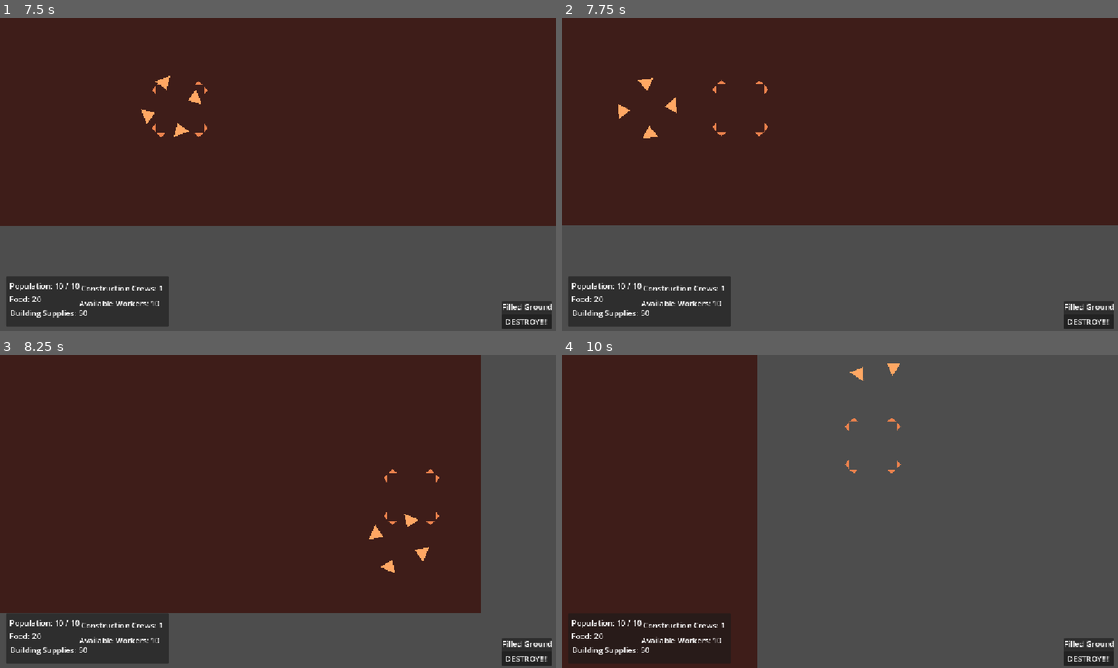
Above: before the commit, frames 1-4 (two rows, left to right).
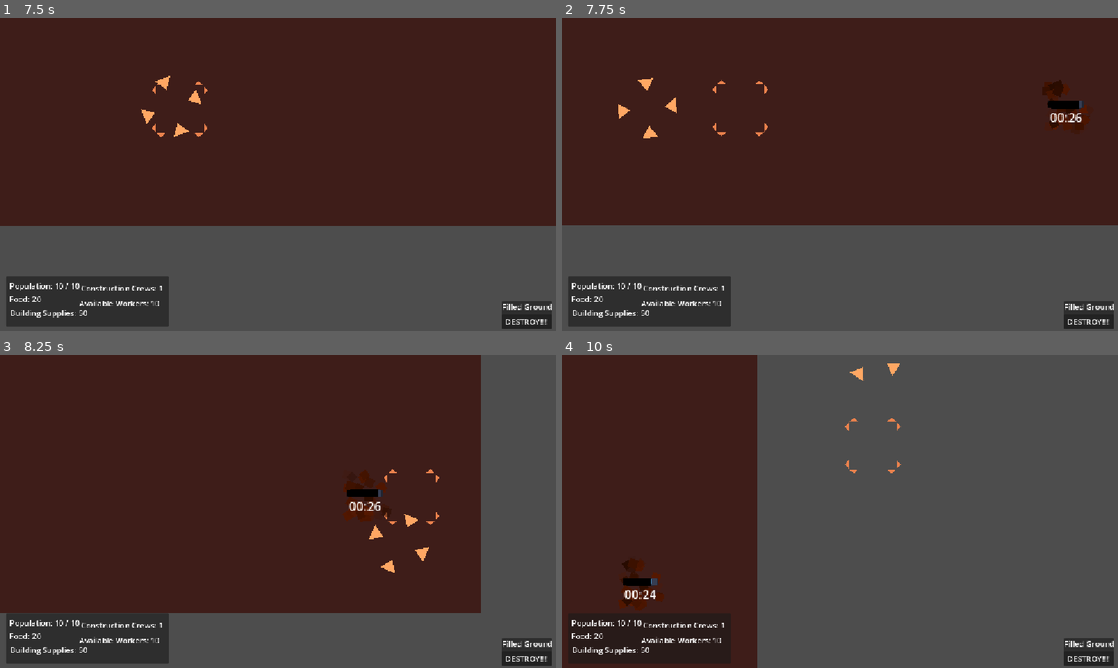
Above: after the commit, the same moments.

Repository: Kaplin86/town-of-root-town
Game: Godot game, scene res://scenes/main.tscn
Same seed, same stepped clock (60 frames per second), same inputs: the game is played once before the commit and once after it. The engine's default icon, where the game draws it, is replaced by a stand-in: a white triangle on a blue panel in a dark square.
Inputs (mouse positions are in pixels of both pictures, inside the frame that each line leads up to):
- Up to frame 1 (7.5 s): click "Destroy" at 0.5 s; tap Enter (select) at 1.25, 2.1, 3.6, 5.85, 7.35 s; move the mouse to (400, 158) at 1.27 s; hold Right (right) 1.28-2.03 s; hold Enter (select) 1.28-2.03 s; click (400, 158) at 1.42 s; move the mouse to (166, 190) at 2.02 s; hold S (down) 2.03-2.78 s; click (166, 190) at 2.17 s; move the mouse to (333, 105) at 2.77 s; hold Right (right) 2.78-3.53 s; hold Enter (select) 2.78-3.53 s; click (333, 105) at 2.92 s; move the mouse to (250, 237) at 3.52 s; hold Up (up) 3.53-4.25 s; click (250, 237) at 3.67 s; click "DESTROY!!!!" at 4.25 s; tap Space at 5 s; move the mouse to (444, 221) at 5.02 s; hold Enter (select) 5.03-5.78 s; hold A (left) 5.03-6.53 s; click (444, 221) at 5.17 s; move the mouse to (111, 127) at 5.77 s; click (111, 127) at 5.92 s; move the mouse to (305, 174) at 6.52 s; hold S (down) 6.53-7.28 s; hold Enter (select) 6.53-7.28 s; click (305, 174) at 6.67 s; move the mouse to (194, 96) at 7.27 s; hold Right (right) from 7.28 s (still down); click (194, 96) at 7.42 s
- Up to frame 2 (7.75 s): keep holding Right (right)
- Up to frame 3 (8.25 s): move the mouse to (400, 495) at 8.02 s; release Right (right) at 8.03 s; hold Up (up) from 8.03 s (still down); hold Enter (select) from 8.03 s (still down); click (400, 495) at 8.17 s
- Up to frame 4 (10 s): move the mouse to (728, 527) at 8.77 s; release Up (up) at 8.78 s; release Enter (select) at 8.78 s; hold Right (right) 8.78-9.53 s; tap Enter (select) at 8.85 s; click (728, 527) at 8.92 s; move the mouse to (895, 442) at 9.52 s; hold S (down) from 9.53 s (still down); hold Enter (select) from 9.53 s (still down); click (895, 442) at 9.67 s

Frame 1 is identical in both runs. In frame 2, 0.7% of the frame differs, in the area x 86-95%, y 19-36%; in frame 3, 0.6%; in frame 4, 0.7%.
Error before the commit: Trying to assign value of type 'Nil' to a variable of type 'int'. (res://code/ui_manager.gd:23)
Error after the commit: Trying to assign value of type 'Nil' to a variable of type 'int'. (res://code/ui_manager.gd:24)

Commit message:
doing construction

Diff:
--- /dev/null
+++ b/code/construction_crew.gd
@@ -0,0 +1,21 @@
+extends Node2D
+class_name ConstructionCrewNode
+
+var pos = Vector2i.ZERO
+var type : TileManagerNode.RoomTypes
+
+signal done(pos : Vector2i, type : TileManagerNode.RoomTypes, crew : ConstructionCrewNode)
+
+func format_time(time_in_seconds: float) -> String:
+	var minutes: int = floori(time_in_seconds / 60.0)
+	var seconds: int = int(time_in_seconds) % 60
+	return "%02d:%02d" % [minutes, seconds]
+
+func _process(delta: float) -> void:
+	$Label.text = format_time($Timer.time_left)
+	$ProgressBar.max_value = $Timer.wait_time
+	$ProgressBar.value = $Timer.time_left
+
+
+func _on_timer_timeout() -> void:
+	done.emit(pos,type,self)
--- /dev/null
+++ b/code/construction_manager.gd
@@ -0,0 +1,23 @@
+extends Node
+class_name ConstructionManager
+
+@export var TileManager : TileManagerNode
+
+var currentConstructions : Dictionary[Vector2i,Variant] = {}
+
+var constructionCrew = preload("res://scenes/construction_crew.tscn")
+
+func startConstruction(pos : Vector2i, into : TileManagerNode.RoomTypes):
+	if !currentConstructions.has(pos):
+		var newCrew : ConstructionCrewNode= constructionCrew.instantiate()
+		add_child(newCrew)
+		newCrew.global_position = TileManager.Background.map_to_local(pos)
+		currentConstructions[pos] = newCrew
+		newCrew.pos = pos
+		newCrew.type = into
+		newCrew.connect("done",done)
+
+func done(pos : Vector2i, type : TileManagerNode.RoomTypes, crew : ConstructionCrewNode):
+	currentConstructions.erase(pos)
+	crew.queue_free()
+	TileManager.Tiles[pos] = type
--- a/code/tile_manager.gd
+++ b/code/tile_manager.gd
@@ -114,3 +114,7 @@
 			Coverground.set_cell(I,0,Vector2i(1,0))
 		elif val == RoomTypes.Capital:
 			Background.set_cell(I,1,Vector2i(0,0),1)
+		elif val == RoomTypes.Emptied_Ground:
+			Background.set_cell(I,0,Vector2i(0,0))
+		elif val == RoomTypes.Emptied_Root:
+			Background.set_cell(I,0,Vector2i(1,0))
--- a/code/ui_manager.gd
+++ b/code/ui_manager.gd
@@ -9,6 +9,7 @@
 
 @export var TileManager : TileManagerNode
 @export var SelectorManager : SelectorManagerNode
+@export var ConstructionCrewManager : ConstructionManager
 
 @export var buildingPanel : VBoxContainer
 
@@ -28,7 +29,18 @@
 			var nameLabel = Label.new()
 			buildingPanel.add_child(nameLabel)
 			nameLabel.text = str(TileManagerNode.RoomTypes.find_key(SelectedTileType)).capitalize()
-			if SelectedTileType == TileManagerNode.RoomTypes.Filled_Ground or SelectedTileType == TileManagerNode.RoomTypes.Filled_Root:
-				var button = Button.new()
-				buildingPanel.add_child(button)
-				button.text = "DESTROY!!!!"
+			if !ConstructionCrewManager.currentConstructions.has(selectedPos):
+				if SelectedTileType == TileManagerNode.RoomTypes.Filled_Ground or SelectedTileType == TileManagerNode.RoomTypes.Filled_Root:
+					var button = Button.new()
+					buildingPanel.add_child(button)
+					button.text = "DESTROY!!!!"
+					if SelectedTileType == TileManagerNode.RoomTypes.Filled_Ground:
+						button.pressed.connect(func():
+							ConstructionCrewManager.startConstruction(selectedPos,TileManagerNode.RoomTypes.Emptied_Ground)
+							selectedPos = Vector2i.ZERO
+						)
+					else:
+						button.pressed.connect(func():
+							ConstructionCrewManager.startConstruction(selectedPos,TileManagerNode.RoomTypes.Emptied_Root)
+							selectedPos = Vector2i.ZERO
+						)
--- /dev/null
+++ b/scenes/construction_crew.tscn
@@ -0,0 +1,69 @@
+[gd_scene format=3 uid="uid://si7rh2vqbquo"]
+
+[ext_resource type="Texture2D" uid="uid://c11jjdet00a0p" path="res://icon.svg" id="1_3yhdj"]
+[ext_resource type="Script" uid="uid://b53vxf8tx4egy" path="res://code/construction_crew.gd" id="1_s64oo"]
+
+[sub_resource type="Gradient" id="Gradient_4kxuq"]
+offsets = PackedFloat32Array(0, 0.21721311, 0.7827869, 0.9918033)
+colors = PackedColorArray(1, 1, 1, 0, 1, 1, 1, 1, 1, 1, 1, 1, 1, 1, 1, 0)
+
+[sub_resource type="Gradient" id="Gradient_mti6b"]
+colors = PackedColorArray(0.8146785, 0.8146786, 0.81467855, 1, 1.8247963, 1.8247963, 1.8247963, 1)
+
+[node name="Node2D" type="Node2D" unique_id=1672404357]
+script = ExtResource("1_s64oo")
+
+[node name="ColorRect" type="ColorRect" parent="." unique_id=359863277]
+visible = false
+offset_left = -31.0
+offset_top = -31.0
+offset_right = 31.0
+offset_bottom = 31.0
+mouse_filter = 2
+color = Color(0.41568628, 0.23137255, 0.13725491, 1)
+
+[node name="CPUParticles2D" type="CPUParticles2D" parent="." unique_id=126974599]
+amount = 30
+emission_shape = 3
+emission_rect_extents = Vector2(30, 30)
+spread = 180.0
+gravity = Vector2(0, 0)
+initial_velocity_min = 1.0
+initial_velocity_max = 2.0
+angular_velocity_min = -151.58
+angular_velocity_max = 151.58
+radial_accel_max = 5.55
+angle_min = -530.5
+angle_max = 486.8
+scale_amount_min = 10.0
+scale_amount_max = 12.0
+color = Color(0.19, 0.05383333, 0, 1)
+color_ramp = SubResource("Gradient_4kxuq")
+color_initial_ramp = SubResource("Gradient_mti6b")
+
+[node name="ProgressBar" type="TextureProgressBar" parent="." unique_id=448766607]
+offset_left = -23.0
+offset_top = -10.0
+offset_right = 105.0
+offset_bottom = 118.0
+scale = Vector2(0.35989696, 0.0806291)
+step = 0.265
+value = 70.0
+texture_under = ExtResource("1_3yhdj")
+texture_progress = ExtResource("1_3yhdj")
+tint_progress = Color(0, 0, 0, 1)
+
+[node name="Label" type="Label" parent="." unique_id=18950351]
+offset_left = -31.0
+offset_right = 31.0
+offset_bottom = 23.0
+text = "1:00"
+horizontal_alignment = 1
+vertical_alignment = 1
+
+[node name="Timer" type="Timer" parent="." unique_id=126100732]
+wait_time = 30.0
+one_shot = true
+autostart = true
+
+[connection signal="timeout" from="Timer" to="." method="_on_timer_timeout"]
--- a/scenes/main.tscn
+++ b/scenes/main.tscn
@@ -9,6 +9,7 @@
 [ext_resource type="Texture2D" uid="uid://lu4ggd3b33b4" path="res://assets/crosshair1.svg" id="6_o6xl0"]
 [ext_resource type="Texture2D" uid="uid://cfr2lgxis1p2c" path="res://assets/crosshair2.svg" id="7_tipki"]
 [ext_resource type="Script" uid="uid://dflvr04q07bry" path="res://code/ui_manager.gd" id="9_85g3d"]
+[ext_resource type="Script" uid="uid://bdlo1ac4fb5pk" path="res://code/construction_manager.gd" id="10_choun"]
 
 [sub_resource type="TileSetAtlasSource" id="TileSetAtlasSource_0wfyh"]
 texture = ExtResource("1_0wfyh")
@@ -76,7 +77,7 @@
 
 [node name="CanvasLayer" type="CanvasLayer" parent="." unique_id=1484552480]
 
-[node name="UiManager" type="Control" parent="CanvasLayer" unique_id=1305685946 node_paths=PackedStringArray("main", "population", "food", "supplies", "workers", "availableWorkers", "TileManager", "SelectorManager", "buildingPanel")]
+[node name="UiManager" type="Control" parent="CanvasLayer" unique_id=1305685946 node_paths=PackedStringArray("main", "population", "food", "supplies", "workers", "availableWorkers", "TileManager", "SelectorManager", "ConstructionCrewManager", "buildingPanel")]
 layout_mode = 3
 anchors_preset = 15
 anchor_right = 1.0
@@ -93,6 +94,7 @@
 availableWorkers = NodePath("Panel/available")
 TileManager = NodePath("../../TileManager")
 SelectorManager = NodePath("../../SelectorManager")
+ConstructionCrewManager = NodePath("../../ConstructionManager")
 buildingPanel = NodePath("BuildingPanel/VBoxContainer")
 
 [node name="Panel" type="Panel" parent="CanvasLayer/UiManager" unique_id=1367366657]
@@ -169,4 +171,8 @@
 layout_mode = 2
 text = "Destroy"
 
+[node name="ConstructionManager" type="Node" parent="." unique_id=1763708581 node_paths=PackedStringArray("TileManager")]
+script = ExtResource("10_choun")
+TileManager = NodePath("../TileManager")
+
 [connection signal="DoneGenerating" from="TileManager" to="Camera2D" method="_on_tile_manager_done_generating"]
Not shown, added: code/construction_crew.gd.uid
Not shown, added: code/construction_manager.gd.uid
